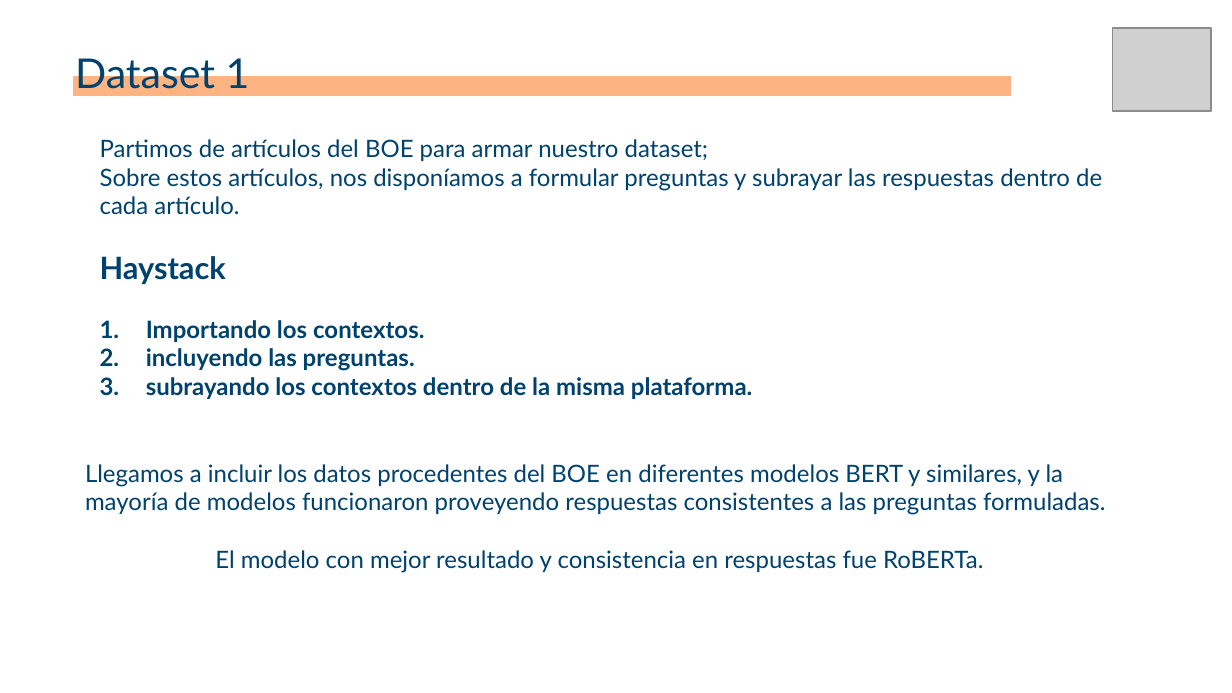
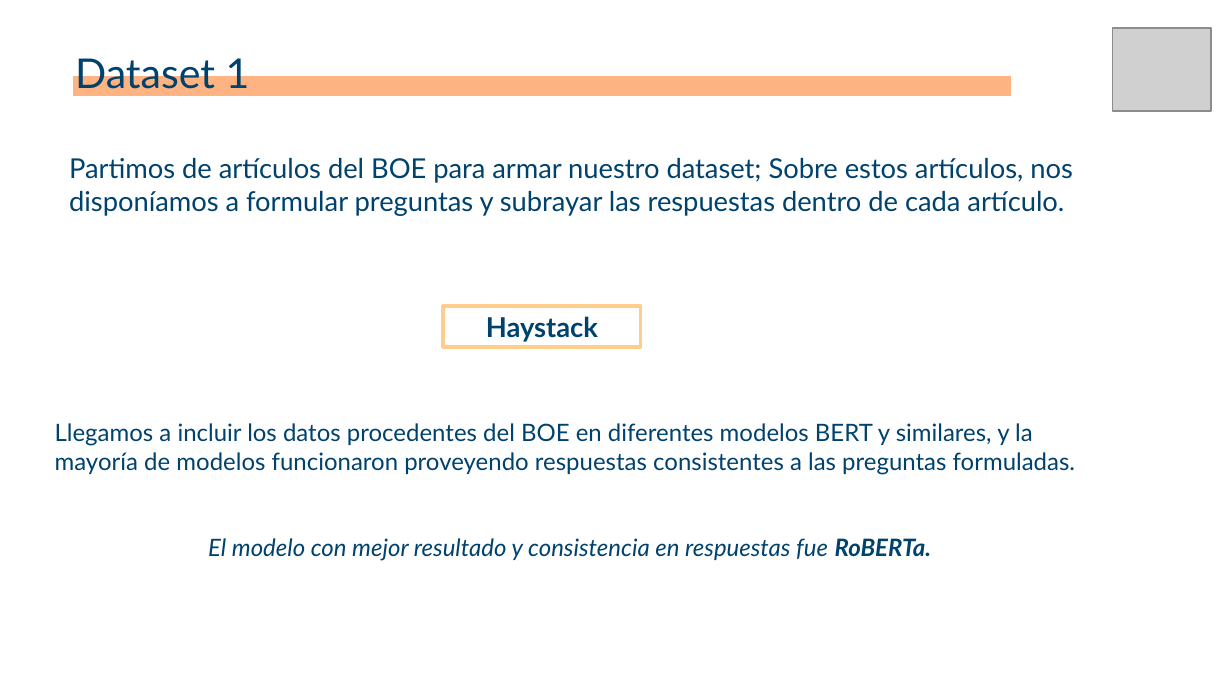
Before and after one commit to josuemzx/Chatbot-para-refugiados, a slide deck: slide 9 of doc/06_02 Template_ppt_sesion_Chatbot_para_refugiados.pptx. Drawn at 1232x693 pixels with LibreOffice and Linux fonts; fonts in the diff are those of the drawing; grey boxes stand for pictures. Boxes give left, top, right and bottom in pixels: in the first picture for what was removed or moved away, otherwise in the second. Text is boxed around its words. In the diff, an @@ line names an element or a change of style, - is before the commit and + after.

```diff
--- a/doc/06_02 Template_ppt_sesion_Chatbot_para_refugiados.pptx
+++ b/doc/06_02 Template_ppt_sesion_Chatbot_para_refugiados.pptx
@@ text "Partimos de artículos del BOE ...": place and size @@
-text "Partimos de artículos del BOE ..." at (85, 139, 1105, 573)
+text "Partimos de artículos del BOE ..." at (55, 158, 1075, 561)
@@ text at (69, 158, 1073, 216): text changed; size 14 to 16 pt @@
-Partimos de artículos del BOE para armar nuestro dataset;
-Sobre estos artículos, nos disponíamos a formular preguntas y subrayar las respuestas dentro de cada artículo.
-Haystack
-1. Importando los contextos.
-2. incluyendo las preguntas.
-3. subrayando los contextos dentro de la misma plataforma.
+Partimos de artículos del BOE para armar nuestro dataset; Sobre estos artículos, nos disponíamos a formular preguntas y subrayar las respuestas dentro de cada artículo.
@@ rectangle added at (444, 306, 641, 346), fill #FFFFFF, outline #FFCD8C 2 pt, 16 pt, text #00426E, bold @@
+Haystack
@@ text at (208, 538, 931, 561): bold on in "RoBERTa."; italic on in "El modelo con mejor resultado y consistencia ..." @@
```
